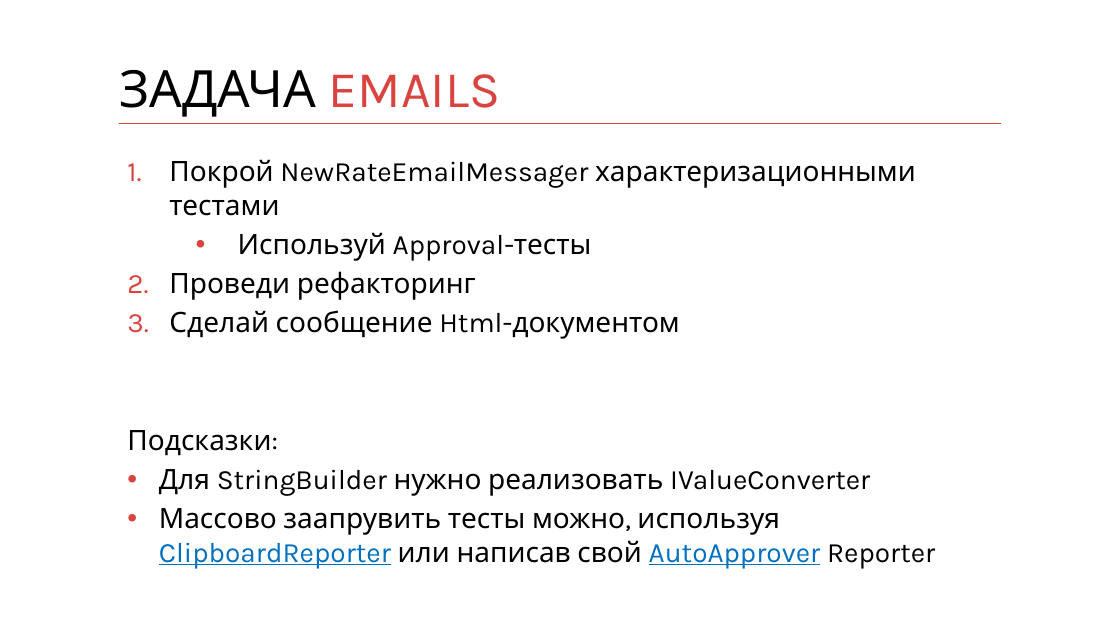
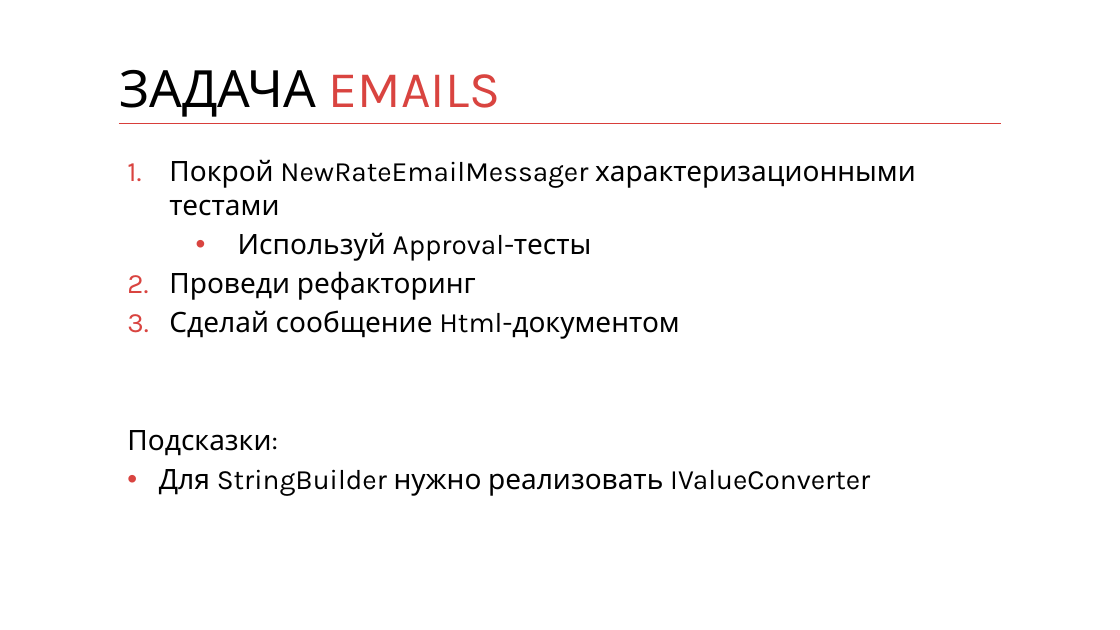
Before and after one commit to kontur-courses/legacy, a slide deck: slide 13 of legacy.pptx. Drawn at 1120x630 pixels with LibreOffice and Linux fonts; fonts in the diff are those of the drawing. Boxes give left, top, right and bottom in pixels: in the first picture for what was removed or moved away, otherwise in the second. Text is boxed around its words. In the diff, an @@ line names an element or a change of style, - is before the commit and + after.

Commit message:
+ AutoApproveReporter

```diff
--- a/legacy.pptx
+++ b/legacy.pptx
@@ text at [159,508,935,569]: paragraph removed @@
-• Массово заапрувить тесты можно, используя ClipboardReporter или написав свой AutoApprover Reporter
```
Also in this commit, not shown: 5 other slides changed, 5 other files.
